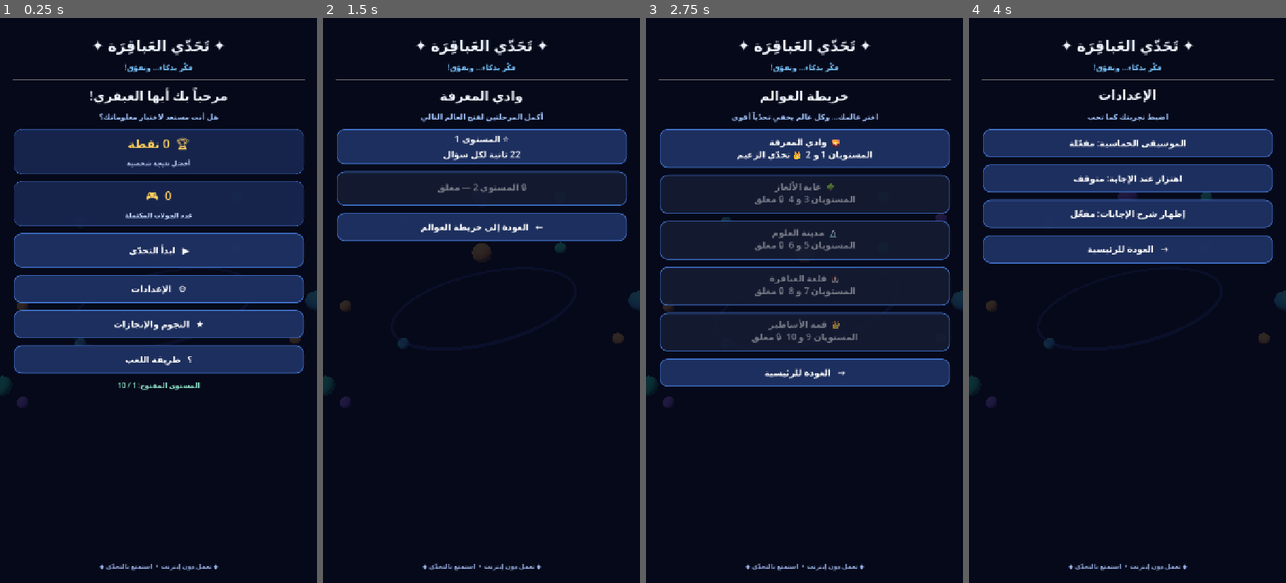
Above: before the commit, frames 1-4 (left to right).
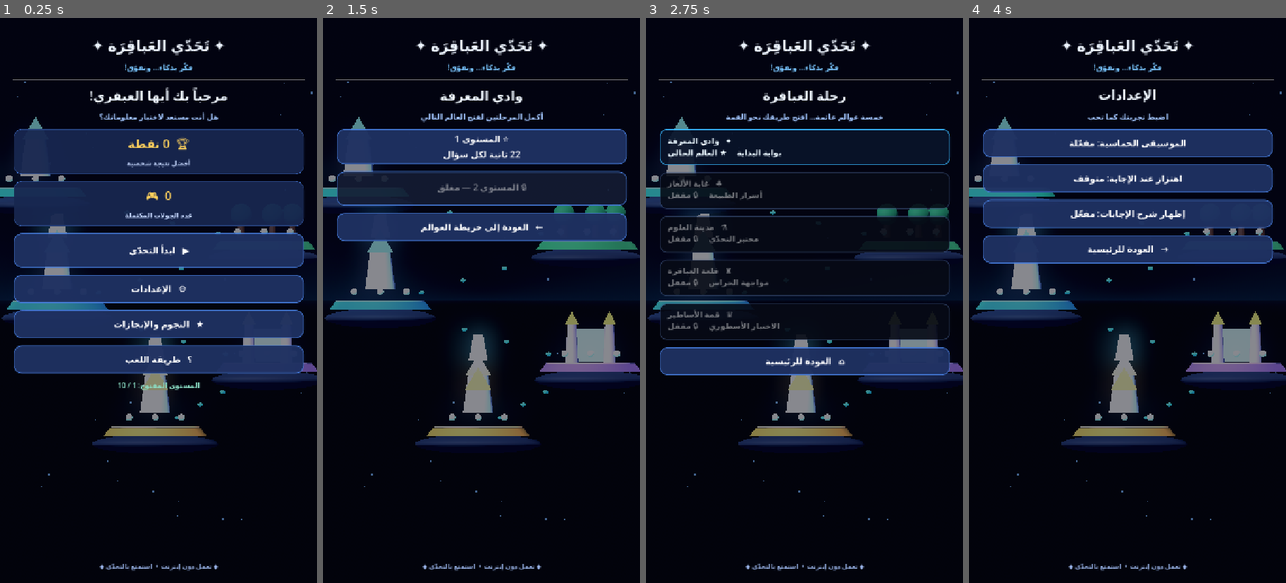
Above: after the commit, the same moments.

Repository: mahdialloui01-art/challenge-
Game: Godot game, scene res://scenes/main.tscn
Two runs of this game, one before a commit and one after it. Both use one fixed random seed, a clock stepped at 60 frames per second and the inputs below.
Inputs:
- Up to frame 1 (0.25 s): no input
- Up to frame 2 (1.5 s): click "▶ ابدأ التحدّي" at 0.5 s; click "🌄 وادي المعرفة المستويان 1 و …" (after the commit: "✦ وادي المعرفة بوابة البداية …") at 1.25 s
- Up to frame 3 (2.75 s): click "← العودة إلى خريطة العوالم" at 2 s
- Up to frame 4 (4 s): click "→ العودة للرئيسية" (after the commit: "⌂ العودة للرئيسية") at 2.75 s; click "⚙ الإعدادات" at 3.5 s

The runs differ from the first frame. In frame 1, 4.1% of the frame differs, in the area x 0-100%, y 11-89%; in frame 2, 8.7%; in frame 3, 34%; in frame 4, 7.7%.

Commit message:
Build a real 3D floating-island world map and polished world selector

Diff:
--- a/scripts/main.gd
+++ b/scripts/main.gd
@@ -108,48 +108,242 @@
     return clampf((kick + snare + hats + melody + bass) * 0.72, -0.95, 0.95)
 
 func _build_3d_world() -> void:
+    # A layered floating-island world map built from real 3D meshes.
     var camera := Camera3D.new()
-    camera.position = Vector3(0, 0, 9)
+    camera.position = Vector3(0, 0, 12)
+    camera.projection = Camera3D.PROJECTION_ORTHOGONAL
+    camera.size = 15.5
     camera.current = true
     add_child(camera)
 
-    var light := DirectionalLight3D.new()
-    light.rotation_degrees = Vector3(-35, -25, 0)
-    light.light_energy = 1.4
-    add_child(light)
-
-    var colors := [
-        Color(0.20, 0.75, 1.0), Color(0.55, 0.35, 1.0),
-        Color(0.10, 0.95, 0.75), Color(1.0, 0.65, 0.25)
+    var environment := WorldEnvironment.new()
+    var env := Environment.new()
+    env.background_mode = Environment.BG_SKY
+    var sky := Sky.new()
+    var sky_material := ProceduralSkyMaterial.new()
+    sky_material.sky_top_color = Color(0.012, 0.025, 0.085)
+    sky_material.sky_horizon_color = Color(0.055, 0.12, 0.24)
+    sky_material.ground_bottom_color = Color(0.012, 0.02, 0.06)
+    sky_material.ground_horizon_color = Color(0.025, 0.07, 0.15)
+    sky.sky_material = sky_material
+    env.sky = sky
+    env.ambient_light_source = Environment.AMBIENT_SOURCE_COLOR
+    env.ambient_light_color = Color(0.34, 0.48, 0.78)
+    env.ambient_light_energy = 0.8
+    env.glow_enabled = true
+    env.glow_intensity = 0.55
+    environment.environment = env
+    add_child(environment)
+
+    var key_light := DirectionalLight3D.new()
+    key_light.rotation_degrees = Vector3(-42, -25, -18)
+    key_light.light_energy = 1.65
+    key_light.shadow_enabled = true
+    add_child(key_light)
+
+    var fill_light := OmniLight3D.new()
+    fill_light.position = Vector3(-4, 4, 5)
+    fill_light.light_color = Color(0.22, 0.62, 1.0)
+    fill_light.light_energy = 2.0
+    fill_light.omni_range = 18.0
+    add_child(fill_light)
+
+    # Distant stars and a subtle orbital halo.
+    for i in range(64):
+        var star := MeshInstance3D.new()
+        var star_mesh := SphereMesh.new()
+        star_mesh.radius = 0.018 if i % 4 else 0.032
+        star_mesh.height = star_mesh.radius * 2.0
+        star.mesh = star_mesh
+        var star_mat := StandardMaterial3D.new()
+        star_mat.shading_mode = BaseMaterial3D.SHADING_MODE_UNSHADED
+        star_mat.albedo_color = Color(0.48, 0.72, 1.0, 0.82)
+        star_mat.emission_enabled = true
+        star_mat.emission = Color(0.18, 0.42, 1.0)
+        star.material_override = star_mat
+        var angle := float(i) * 2.399
+        var radius := 5.0 + float((i * 7) % 9) * 0.48
+        star.position = Vector3(cos(angle) * radius, sin(angle * 1.37) * 6.0, -5.0 - float(i % 5))
+        add_child(star)
+
+    var world_specs := [
+        {"p": Vector3(-3.4, 3.0, 0), "c": Color(0.12, 0.65, 0.46), "name": "وادي المعرفة"},
+        {"p": Vector3(2.9, 1.55, -0.2), "c": Color(0.18, 0.56, 0.32), "name": "غابة الألغاز"},
+        {"p": Vector3(-2.8, -0.1, 0.1), "c": Color(0.15, 0.48, 0.78), "name": "مدينة العلوم"},
+        {"p": Vector3(3.0, -1.8, 0), "c": Color(0.52, 0.34, 0.72), "name": "قلعة العباقرة"},
+        {"p": Vector3(-0.1, -3.55, -0.2), "c": Color(0.82, 0.53, 0.20), "name": "قمة الأساطير"}
     ]
-    for i in range(12):
-        var orb := MeshInstance3D.new()
-        var sphere := SphereMesh.new()
-        sphere.radius = 0.28 if i % 3 == 0 else 0.16
-        sphere.height = sphere.radius * 2.0
-        orb.mesh = sphere
-        var material := StandardMaterial3D.new()
-        material.albedo_color = colors[i % colors.size()]
+    for i in range(world_specs.size()):
+        _add_map_island(world_specs[i]["p"], world_specs[i]["c"], i)
+
+    # Glowing stepping-stone trail connecting the five floating worlds.
+    for i in range(4):
+        var a: Vector3 = world_specs[i]["p"]
+        var b: Vector3 = world_specs[i + 1]["p"]
+        for step in range(1, 5):
+            var t := float(step) / 5.0
+            var pebble := MeshInstance3D.new()
+            var pebble_mesh := SphereMesh.new()
+            pebble_mesh.radius = 0.075
+            pebble_mesh.height = 0.10
+            pebble.mesh = pebble_mesh
+            pebble.position = a.lerp(b, t) + Vector3(0, 0, -0.45)
+            var pebble_mat := StandardMaterial3D.new()
+            pebble_mat.albedo_color = Color(0.22, 0.78, 1.0)
+            pebble_mat.emission_enabled = true
+            pebble_mat.emission = Color(0.08, 0.42, 1.0) * 1.8
+            pebble.material_override = pebble_mat
+            add_child(pebble)
+
+func _map_material(color: Color, glow: float = 0.0) -> StandardMaterial3D:
+    var material := StandardMaterial3D.new()
+    material.albedo_color = color
+    material.roughness = 0.78
+    if glow > 0.0:
         material.emission_enabled = true
-        material.emission = colors[i % colors.size()] * 0.45
-        orb.material_override = material
-        var angle := TAU * float(i) / 12.0
-        orb.position = Vector3(cos(angle) * 4.5, sin(angle * 1.7) * 3.0, -1.5)
-        add_child(orb)
-
-    var ring := MeshInstance3D.new()
-    var torus := TorusMesh.new()
-    torus.inner_radius = 2.7
-    torus.outer_radius = 2.78
-    ring.mesh = torus
-    ring.position = Vector3(0, 0, -2.0)
-    ring.rotation_degrees = Vector3(22, 0, 12)
-    var ring_material := StandardMaterial3D.new()
-    ring_material.albedo_color = Color(0.25, 0.45, 1.0, 0.45)
-    ring_material.shading_mode = BaseMaterial3D.SHADING_MODE_UNSHADED
-    ring_material.transparency = BaseMaterial3D.TRANSPARENCY_ALPHA
-    ring.material_override = ring_material
-    add_child(ring)
+        material.emission = color * glow
+    return material
+
+func _add_map_island(position: Vector3, tint: Color, world_index: int) -> void:
+    var island := Node3D.new()
+    island.position = position
+    add_child(island)
+
+    var base := MeshInstance3D.new()
+    var base_mesh := SphereMesh.new()
+    base_mesh.radius = 1.48 if world_index == 4 else 1.30
+    base_mesh.height = 1.10
+    base.mesh = base_mesh
+    base.scale = Vector3(1.18, 0.48, 0.82)
+    base.position = Vector3(0, -0.38, 0)
+    base.material_override = _map_material(Color(0.055, 0.12, 0.23))
+    island.add_child(base)
+
+    var top := MeshInstance3D.new()
+    var top_mesh := CylinderMesh.new()
+    top_mesh.top_radius = 1.25
+    top_mesh.bottom_radius = 1.42
+    top_mesh.height = 0.22
+    top.mesh = top_mesh
+    top.position = Vector3(0, -0.05, 0)
+    top.material_override = _map_material(tint)
+    island.add_child(top)
+
+    var rim := MeshInstance3D.new()
+    var rim_mesh := TorusMesh.new()
+    rim_mesh.inner_radius = 1.17
+    rim_mesh.outer_radius = 1.22
+    rim.mesh = rim_mesh
+    rim.position = Vector3(0, 0.08, 0)
+    rim.material_override = _map_material(tint.lightened(0.28), 0.45)
+    island.add_child(rim)
+
+    # Landmark structure unique to each world.
+    if world_index == 0 or world_index == 2:
+        _add_map_tower(island, Vector3(0, 0.42, 0), tint, world_index == 2)
+    elif world_index == 1:
+        for tree_index in range(5):
+            var angle := TAU * float(tree_index) / 5.0
+            _add_map_tree(island, Vector3(cos(angle) * 0.78, 0.20, sin(angle) * 0.48))
+    elif world_index == 3:
+        _add_map_castle(island, tint)
+    else:
+        _add_map_tower(island, Vector3(0, 0.48, 0), tint, true)
+        var crown := MeshInstance3D.new()
+        var crown_mesh := PrismMesh.new()
+        crown_mesh.size = Vector3(0.72, 0.62, 0.72)
+        crown.mesh = crown_mesh
+        crown.position = Vector3(0, 1.42, 0)
+        crown.material_override = _map_material(Color(1.0, 0.76, 0.25), 1.1)
+        island.add_child(crown)
+
+    for gem_index in range(3):
+        var gem := MeshInstance3D.new()
+        var gem_mesh := SphereMesh.new()
+        gem_mesh.radius = 0.095
+        gem_mesh.height = 0.19
+        gem.mesh = gem_mesh
+        gem.position = Vector3(-0.72 + float(gem_index) * 0.72, 0.35, 0.55)
+        gem.material_override = _map_material(Color(0.38, 0.86, 1.0), 1.6)
+        gem.add_to_group("map_gems")
+        island.add_child(gem)
+
+func _add_map_tree(parent: Node3D, at: Vector3) -> void:
+    var trunk := MeshInstance3D.new()
+    var trunk_mesh := CylinderMesh.new()
+    trunk_mesh.top_radius = 0.07
+    trunk_mesh.bottom_radius = 0.11
+    trunk_mesh.height = 0.48
+    trunk.mesh = trunk_mesh
+    trunk.position = at + Vector3(0, 0.24, 0)
+    trunk.material_override = _map_material(Color(0.28, 0.13, 0.08))
+    parent.add_child(trunk)
+
+    var leaves := MeshInstance3D.new()
+    var leaves_mesh := SphereMesh.new()
+    leaves_mesh.radius = 0.30
+    leaves_mesh.height = 0.58
+    leaves.mesh = leaves_mesh
+    leaves.position = at + Vector3(0, 0.62, 0)
+    leaves.material_override = _map_material(Color(0.12, 0.52, 0.31), 0.18)
+    parent.add_child(leaves)
+
+func _add_map_tower(parent: Node3D, at: Vector3, tint: Color, crystal: bool) -> void:
+    var pillar := MeshInstance3D.new()
+    var pillar_mesh := CylinderMesh.new()
+    pillar_mesh.top_radius = 0.28
+    pillar_mesh.bottom_radius = 0.42
+    pillar_mesh.height = 1.05
+    pillar.mesh = pillar_mesh
+    pillar.position = at + Vector3(0, 0.53, 0)
+    pillar.material_override = _map_material(Color(0.72, 0.78, 0.91))
+    parent.add_child(pillar)
+
+    var cap := MeshInstance3D.new()
+    var cap_mesh := PrismMesh.new()
+    cap_mesh.size = Vector3(0.72, 0.62, 0.72)
+    cap.mesh = cap_mesh
+    cap.position = at + Vector3(0, 1.32, 0)
+    cap.material_override = _map_material(tint.lightened(0.28), 0.35)
+    parent.add_child(cap)
+
+    if crystal:
+        var shard := MeshInstance3D.new()
+        var shard_mesh := PrismMesh.new()
+        shard_mesh.size = Vector3(0.38, 0.72, 0.38)
+        shard.mesh = shard_mesh
+        shard.position = at + Vector3(0, 1.78, 0)
+        shard.rotation_degrees = Vector3(0, 45, 0)
+        shard.material_override = _map_material(Color(0.35, 0.9, 1.0), 1.8)
+        shard.add_to_group("map_gems")
+        parent.add_child(shard)
+
+func _add_map_castle(parent: Node3D, tint: Color) -> void:
+    var keep := MeshInstance3D.new()
+    var keep_mesh := BoxMesh.new()
+    keep_mesh.size = Vector3(0.9, 0.92, 0.7)
+    keep.mesh = keep_mesh
+    keep.position = Vector3(0, 0.58, 0)
+    keep.material_override = _map_material(Color(0.62, 0.65, 0.82))
+    parent.add_child(keep)
+    for x in [-0.52, 0.52]:
+        for z in [-0.34, 0.34]:
+            var turret := MeshInstance3D.new()
+            var turret_mesh := CylinderMesh.new()
+            turret_mesh.top_radius = 0.12
+            turret_mesh.bottom_radius = 0.18
+            turret_mesh.height = 1.12
+            turret.mesh = turret_mesh
+            turret.position = Vector3(x, 0.62, z)
+            turret.material_override = _map_material(tint.lightened(0.42))
+            parent.add_child(turret)
+            var roof := MeshInstance3D.new()
+            var roof_mesh := PrismMesh.new()
+            roof_mesh.size = Vector3(0.38, 0.38, 0.38)
+            roof.mesh = roof_mesh
+            roof.position = Vector3(x, 1.34, z)
+            roof.material_override = _map_material(Color(0.95, 0.64, 0.26), 0.25)
+            parent.add_child(roof)
 
 func _load_questions() -> void:
     if not FileAccess.file_exists(QUESTIONS_PATH):
@@ -194,7 +388,7 @@
 
     var tint := ColorRect.new()
     tint.set_anchors_and_offsets_preset(Control.PRESET_FULL_RECT)
-    tint.color = Color(0.025, 0.035, 0.10, 0.84)
+    tint.color = Color(0.018, 0.028, 0.075, 0.48)
     root.add_child(tint)
 
     var margin := MarginContainer.new()
@@ -394,21 +588,39 @@
 
 func _show_world_map() -> void:
     _clear_content()
-    _add_heading("خريطة العوالم", "اختر عالمك… وكل عالم يخفي تحدّياً أقوى")
+    _add_heading("رحلة العباقرة", "خمسة عوالم عائمة… افتح طريقك نحو القمة")
     var names := ["وادي المعرفة", "غابة الألغاز", "مدينة العلوم", "قلعة العباقرة", "قمة الأساطير"]
-    var icons := ["🌄", "🌳", "🔬", "🏰", "👑"]
+    var subtitles := ["بوابة البداية", "أسرار الطبيعة", "مختبر التحدّي", "مواجهة الحراس", "الاختبار الأسطوري"]
+    var icons := ["✦", "♣", "⚗", "♜", "♛"]
     for world in range(5):
         var first_level := world * 2 + 1
-        var last_level := first_level + 1
         var locked := first_level > unlocked_level
-        var caption := "%s  %s\nالمستويان %d و %d%s" % [icons[world], names[world], first_level, last_level, "  🔒 مغلق" if locked else "  👑 تحدّي الزعيم"]
-        var button := _make_button(caption)
-        button.custom_minimum_size.y = 88
+        var status := "🔒 مقفل" if locked else ("★ العالم الحالي" if first_level <= unlocked_level and unlocked_level < first_level + 2 else "✓ متاح")
+        var card := PanelContainer.new()
+        var style := StyleBoxFlat.new()
+        style.bg_color = Color(0.035, 0.075, 0.16, 0.92) if not locked else Color(0.025, 0.04, 0.085, 0.9)
+        style.border_color = Color(0.22, 0.72, 1.0, 0.9) if not locked else Color(0.22, 0.30, 0.45, 0.65)
+        style.set_border_width_all(2)
+        style.set_corner_radius_all(16)
+        style.content_margin_left = 14
+        style.content_margin_right = 14
+        style.content_margin_top = 8
+        style.content_margin_bottom = 8
+        card.add_theme_stylebox_override("panel", style)
+        var button := Button.new()
+        button.text = "%s   %s\n%s     %s" % [icons[world], names[world], subtitles[world], status]
+        button.custom_minimum_size = Vector2(0, 66)
+        button.size_flags_horizontal = Control.SIZE_EXPAND_FILL
+        button.alignment = HORIZONTAL_ALIGNMENT_RIGHT
+        button.add_theme_font_size_override("font_size", 18)
+        button.add_theme_color_override("font_color", Color(0.92, 0.97, 1.0) if not locked else Color(0.55, 0.62, 0.75))
+        button.flat = true
         button.disabled = locked
         if not locked:
             button.pressed.connect(_show_world_levels.bind(world))
-        content.add_child(button)
-    var back := _make_button("→   العودة للرئيسية")
+        card.add_child(button)
+        content.add_child(card)
+    var back := _make_button("⌂   العودة للرئيسية")
     back.pressed.connect(_show_main_menu)
     content.add_child(back)
 
